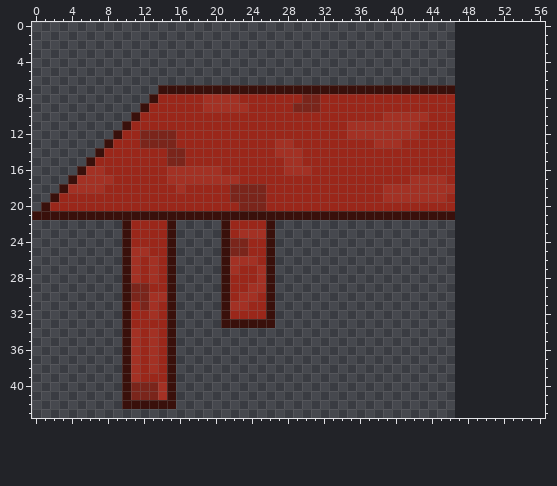
One commit to this pixel-art sprite: images/table_left.png. This is how it looked before the edit.
The file is 47x44 pixels. The old version is drawn lined up with the new one, on the new canvas.
And afterwards:
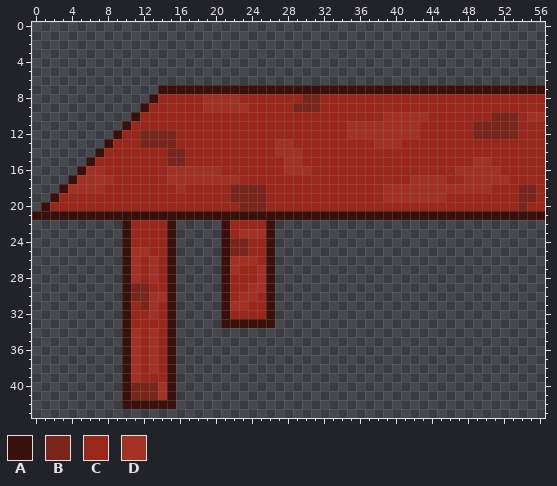
Palette (. is transparent): A #39100b  B #7a251b  C #9a271a  D #a33124
Log entry: fixed gap in mid table, and added code for 2 halves
Changes in this commit:
{"change": "canvas 47x44 -> 57x44"}
{"y":7,"x":47,"old":"..........","new":"AAAAAAAAAA"}
{"y":8,"x":47,"old":"..........","new":"CCCCCCCCCC"}
{"y":9,"x":47,"old":"..........","new":"CCCCCCCCCC"}
{"y":10,"x":47,"old":"..........","new":"CCCCBBBCDD"}
{"y":11,"x":47,"old":"..........","new":"CCBBBBBCCC"}
{"y":12,"x":47,"old":"..........","new":"CCBBBBBCCC"}
{"y":13,"x":47,"old":"..........","new":"CCCCCCCCCC"}
{"y":14,"x":47,"old":"..........","new":"CCCCCCCCCC"}
{"y":15,"x":47,"old":"..........","new":"CCDDCCCCCC"}
{"y":16,"x":47,"old":"..........","new":"DDDDDCCCCC"}
{"y":17,"x":47,"old":"..........","new":"CDDDDDCCCC"}
{"y":18,"x":47,"old":"..........","new":"DDDDCCCBBC"}
{"y":19,"x":47,"old":"..........","new":"CCCCCCCBBC"}
{"y":20,"x":47,"old":"..........","new":"CCCCCCCBCC"}
{"y":21,"x":47,"old":"..........","new":"AAAAAAAAAA"}
{"label":"added","picture_box":[455,85,545,220]}
